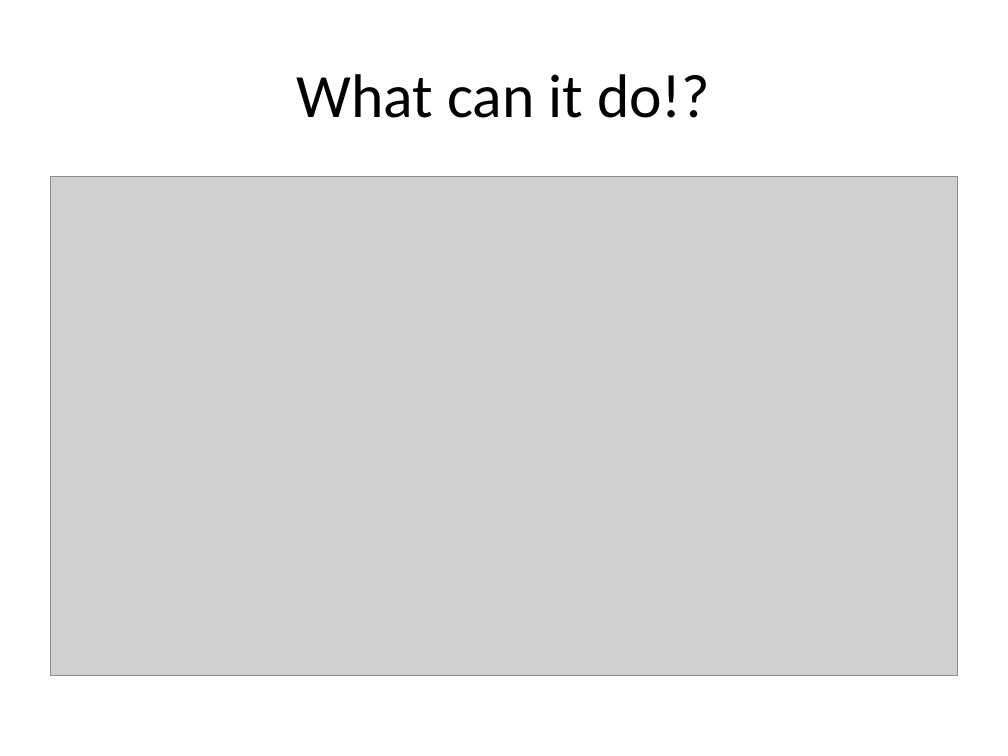
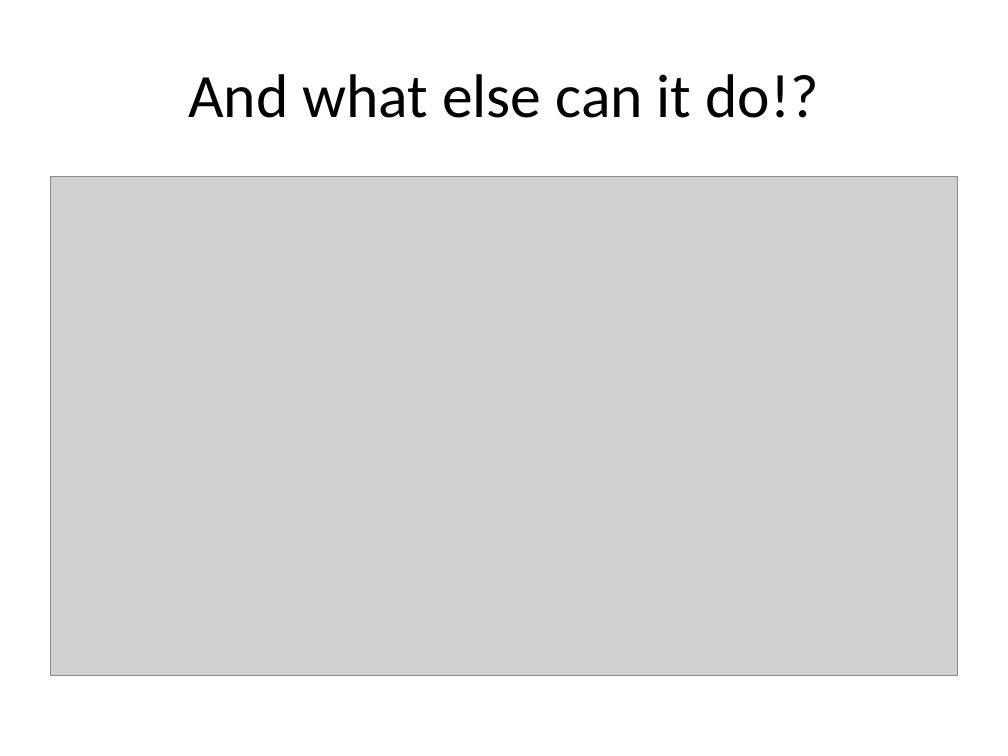
Before and after one commit to doothings/Arduino-101, a slide deck: slide 8 of Presentation.pptx. Drawn at 1008x756 pixels with LibreOffice and Linux fonts; fonts in the diff are those of the drawing; grey boxes stand for pictures. Boxes give left, top, right and bottom in pixels: in the first picture for what was removed or moved away, otherwise in the second. Text is boxed around its words. In the diff, an @@ line names an element or a change of style, - is before the commit and + after.

```diff
--- a/Presentation.pptx
+++ b/Presentation.pptx
@@ title at (188, 74, 818, 118): text changed @@
-What can it do!?
+And what else can it do!?
```
Also in this commit, not shown: 5 other slides changed, 2 slides added, 1 slide removed, 1 other file.
